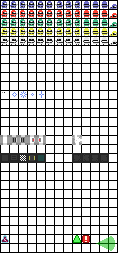
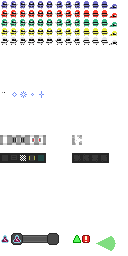
Layer changes from the first (128, 256) image to the second:
painted on "Sprites" over bbox(11, 233, 59, 245)
hid "grid" over bbox(0, 0, 118, 253)
